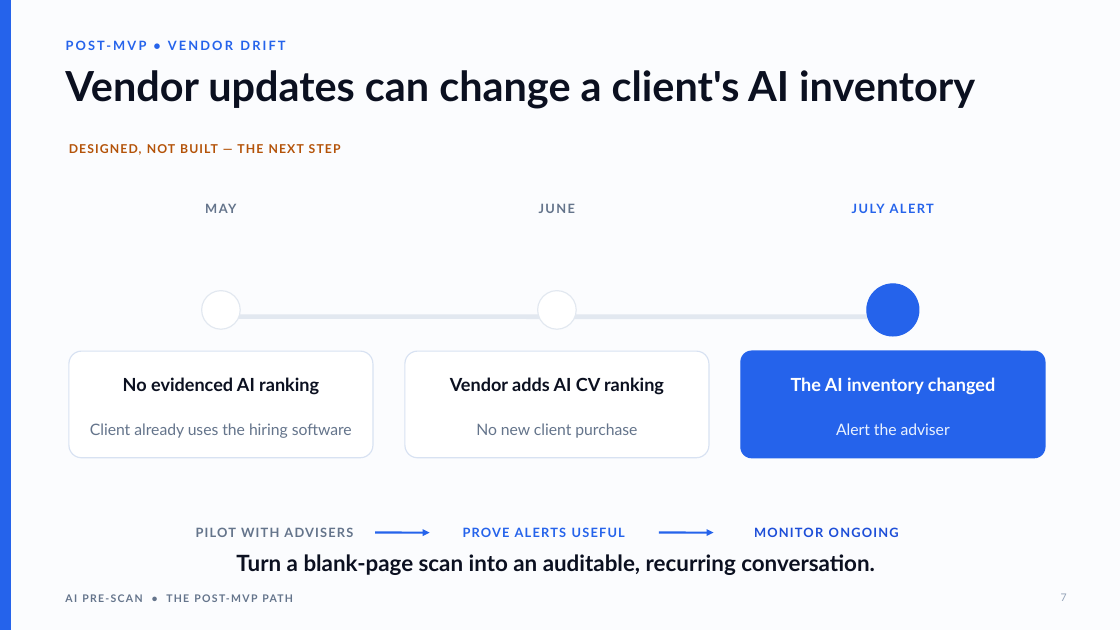
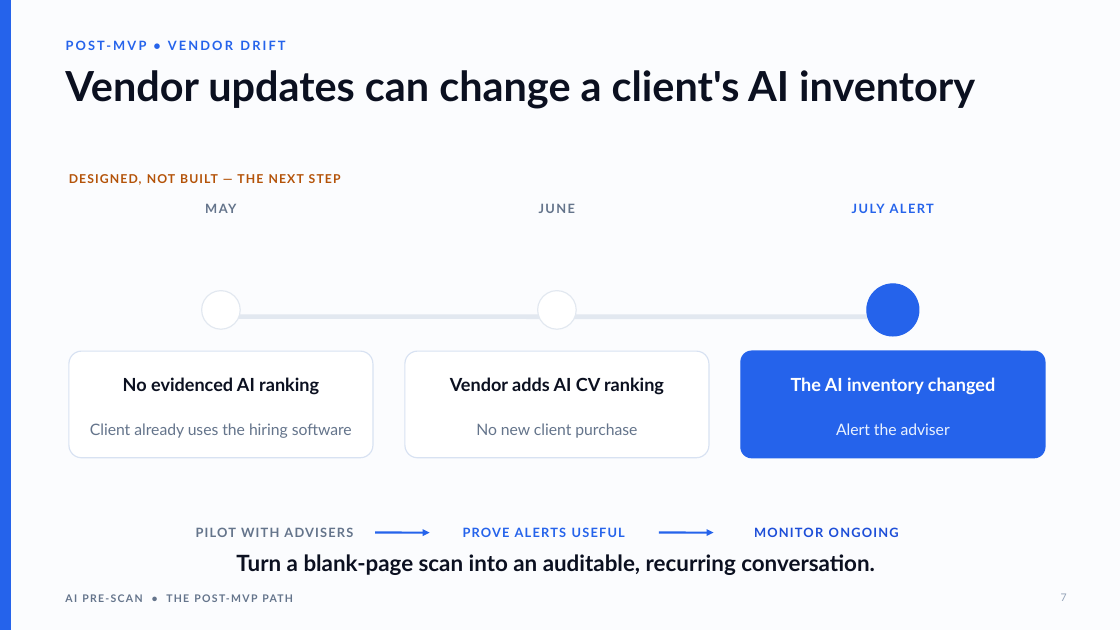
Before and after one commit to nyelugo/PROJECT-AI-Pre-Scan, a slide deck: slide 7 of docs/ai-pre-scan-presentation.pptx. Drawn at 1120x630 pixels with LibreOffice and Linux fonts; fonts in the diff are those of the drawing. Boxes give left, top, right and bottom in pixels: in the first picture for what was removed or moved away, otherwise in the second. Text is boxed around its words. In the diff, an @@ line names an element or a change of style, - is before the commit and + after.

Commit message:
Align presentation with current demo

```diff
--- a/docs/ai-pre-scan-presentation.pptx
+++ b/docs/ai-pre-scan-presentation.pptx
@@ text "DESIGNED, NOT BUILT — THE ...": place and size @@
-text "DESIGNED, NOT BUILT — THE ..." at <box>69,144,341,155</box>
+text "DESIGNED, NOT BUILT — THE ..." at <box>69,174,341,185</box>
```
Also in this commit, not shown: 3 other slides changed.
